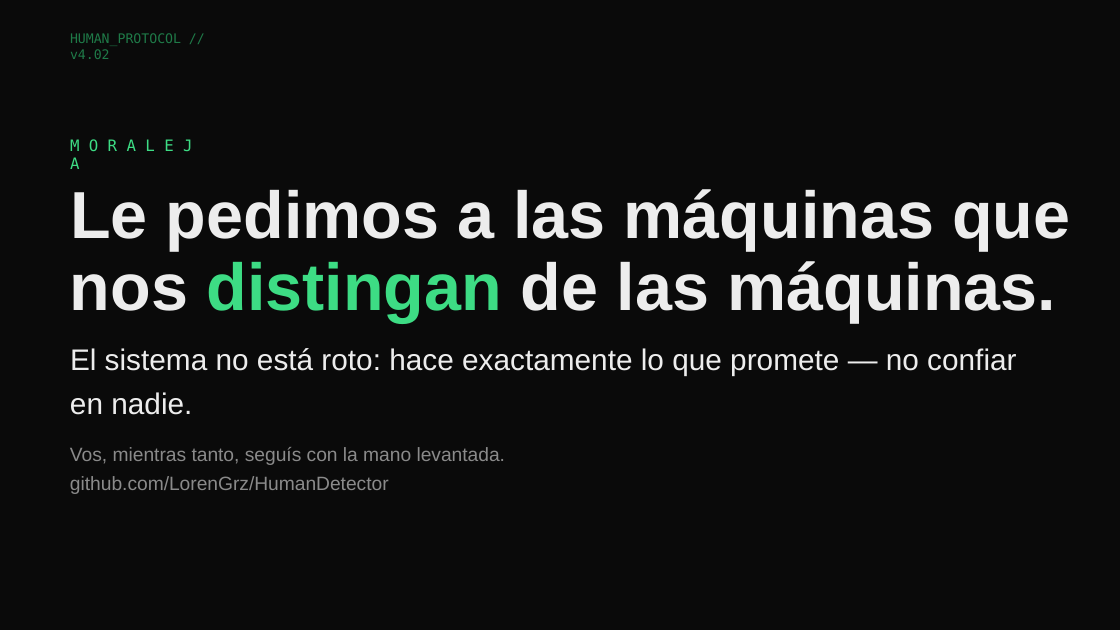
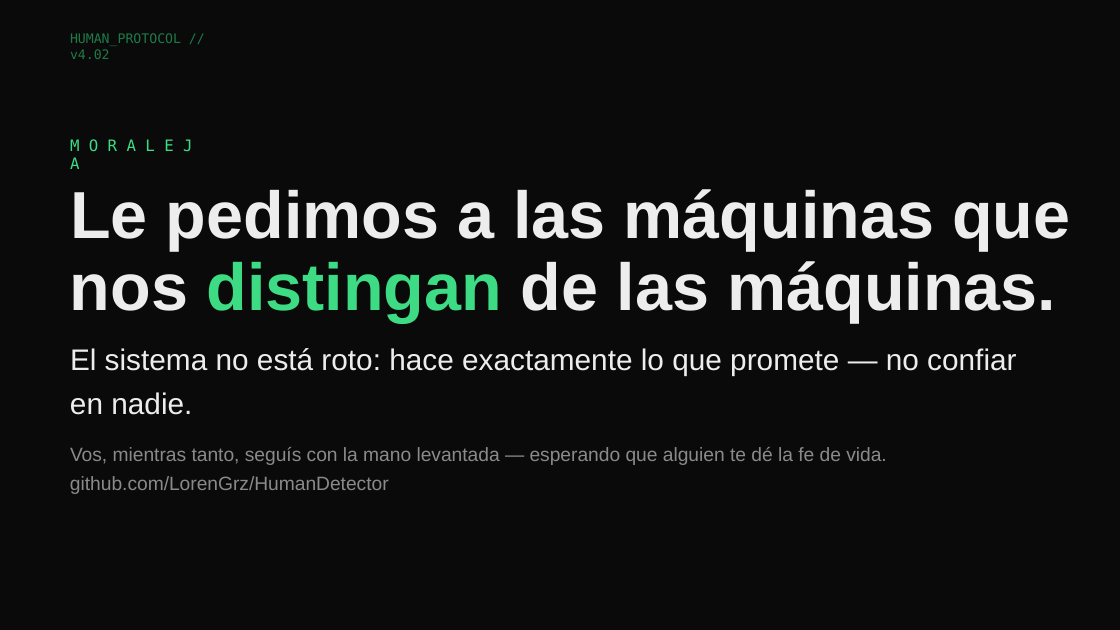
Before and after one commit to LorenGrz/HumanDetector, a slide deck: slide 9 of deck/dist/humandetector-editable.pptx. Drawn at 1120x630 pixels with LibreOffice and Linux fonts; fonts in the diff are those of the drawing. Boxes give left, top, right and bottom in pixels: in the first picture for what was removed or moved away, otherwise in the second. Text is boxed around its words. In the diff, an @@ line names an element or a change of style, - is before the commit and + after.

```diff
--- a/deck/dist/humandetector-editable.pptx
+++ b/deck/dist/humandetector-editable.pptx
@@ text at (70,447,887,465): text changed @@
-Vos, mientras tanto, seguís con la mano levantada.
+Vos, mientras tanto, seguís con la mano levantada — esperando que alguien te dé la fe de vida.
```
Also in this commit, not shown: 1 other slide changed, 6 other files.
